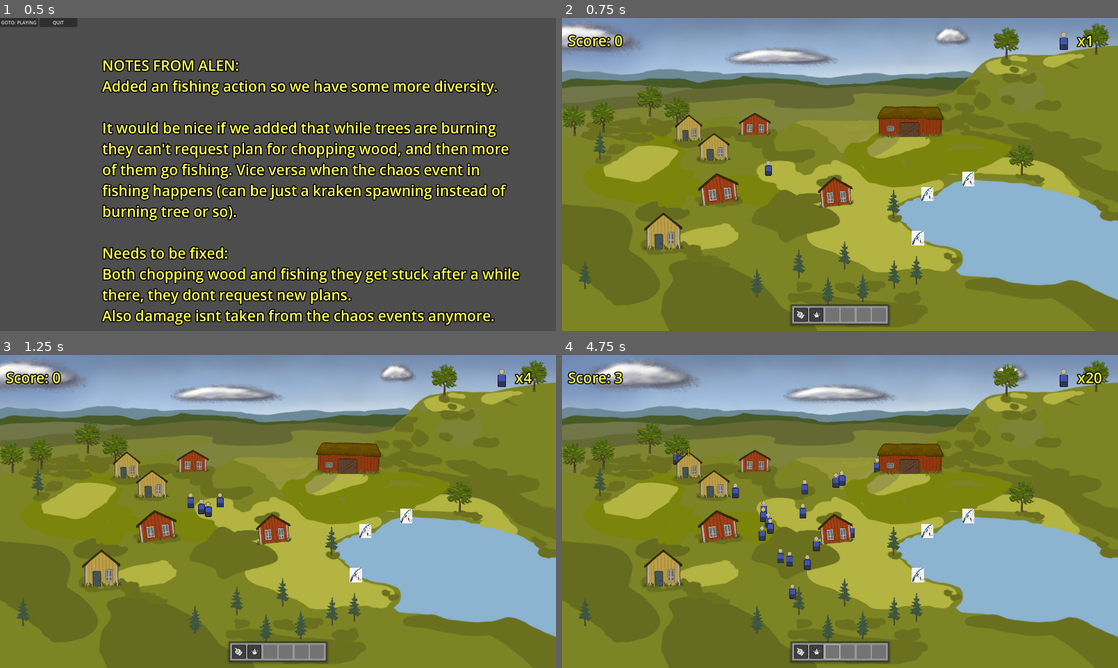
Above: before the commit, frames 1-4 (two rows, left to right).
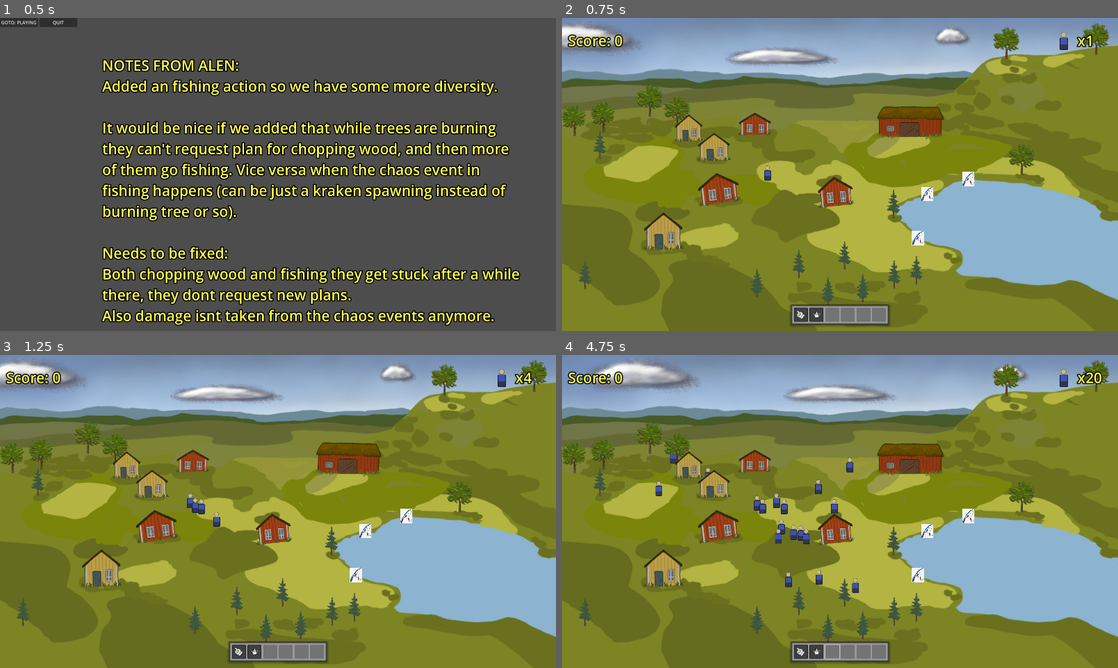
Above: after the commit, the same moments.

Repository: arget4me/cosyville
Game: Godot game, scene res://Scenes/main_scene.tscn
Two runs of this game, one before a commit and one after it. Both use one fixed random seed, a clock stepped at 60 frames per second and the inputs below.
Inputs (mouse positions are in pixels of both pictures, inside the frame that each line leads up to):
- Up to frame 1 (0.5 s): no input
- Up to frame 2 (0.75 s): click "GOTO: PLAYING" at 0.5 s
- Up to frame 3 (1.25 s): no input
- Up to frame 4 (4.75 s): click (801, 652) at 1.25 s; move the mouse to (756, 621) at 2.02 s; press the mouse at (756, 621) at 2.03 s; hold Right (ui_right) 2.03-2.78 s; move the mouse to (828, 630) at 2.77 s; release the mouse at (828, 630) at 2.78 s; hold Down (ui_down) 2.78-3.53 s; click (828, 630) at 2.85 s; move the mouse to (845, 592) at 3.52 s; press the mouse at (845, 592) at 3.53 s; hold Right (ui_right) 3.53-4.28 s; move the mouse to (862, 624) at 4.27 s; release the mouse at (862, 624) at 4.28 s; hold Up (ui_up) from 4.28 s (still down); click (862, 624) at 4.35 s

Frame 1 is identical in both runs. In frame 2, less than 0.1% of the frame differs, in the area x 36-38%, y 45-52%; in frame 3, 0.2%; in frame 4, 1.6%, in the area x 9-57%, y 5-78%.

Commit message:
added distinction between points

Diff:
--- a/Scenes/Chaos/fishing_spot.gd
+++ b/Scenes/Chaos/fishing_spot.gd
@@ -6,7 +6,7 @@
 
 func _ready():
 	clickable.set_process(false)
-	ActionPointsManager.register_action_point(position)
+	ActionPointsManager.register_action_point(position, ActionPointsManager.action_point_type.FISH)
 
 func _on_clickable_on_clicked() -> void:
 	clickable.clicking_is_enabled = false
--- a/Scripts/Chaos/fire_tree.gd
+++ b/Scripts/Chaos/fire_tree.gd
@@ -10,7 +10,7 @@
 
 func _ready():
 	clickable.set_process(false)
-	ActionPointsManager.register_action_point(position)
+	ActionPointsManager.register_action_point(position, ActionPointsManager.action_point_type.WOOD)
 	fire_node.visible = false
 
 func _on_node_trigger_chaos() -> void:
--- a/Scripts/Singletons/action_points_manager.gd
+++ b/Scripts/Singletons/action_points_manager.gd
@@ -1,6 +1,10 @@
 extends Node
 
-var action_points = []
+var action_points_wood = []
+var action_points_fish = []
+var action_points_house = []
+
+enum action_point_type {WOOD, FISH, HOUSE}
 
 func _ready() -> void:
 	GameManager.on_game_state_changed.connect(on_state_changed)
@@ -11,23 +15,38 @@
 
 func on_state_changed(state: GameManager.game_state):
 	if(state == GameManager.game_state.START):
-		action_points.clear()
+		action_points_wood.clear()
+		action_points_fish.clear()
+		action_points_house.clear()
 	pass
 
-func get_random_action_point_position() -> Vector2:
+func get_random_action_point_position(type: action_point_type) -> Vector2:
+	var action_points = get_action_points(type)
 	if(action_points.size() <= 0):
 		return Vector2(-1,-1)
 
 	return action_points.pick_random()
 
-func register_action_point(position: Vector2):
-	action_points.append(position)
+func register_action_point(position: Vector2, type: action_point_type):
+	append_action_point(position, type)
 	pass
 
-func unregister_action_point(position: Vector2):
-	var i = 0
-	for point in action_points:
-		if(point == position):
-			break
-		i += 1
-	action_points.remove_at(i)
+func get_action_points(type: action_point_type) -> Array:
+	match type:
+		action_point_type.WOOD:
+			return action_points_wood
+		action_point_type.FISH:
+			return action_points_fish
+		action_point_type.HOUSE:
+			return action_points_house
+	return action_points_wood
+
+
+func append_action_point(point: Vector2, type: action_point_type):
+	match type:
+		action_point_type.WOOD:
+			action_points_wood.append(point)
+		action_point_type.FISH:
+			action_points_fish.append(point)
+		action_point_type.HOUSE:
+			action_points_house.append(point)
--- a/Scripts/villager_brain.gd
+++ b/Scripts/villager_brain.gd
@@ -22,7 +22,7 @@
 	var plan_index = curr_plan.size() - 1
 
 	var exit = false
-	var dest = ActionPointsManager.get_random_action_point_position()
+	var dest = ActionPointsManager.get_random_action_point_position(ActionPointsManager.action_point_type.WOOD)
 	villager.set_destination(dest)
 
 	while(!exit && !plan_failed):
